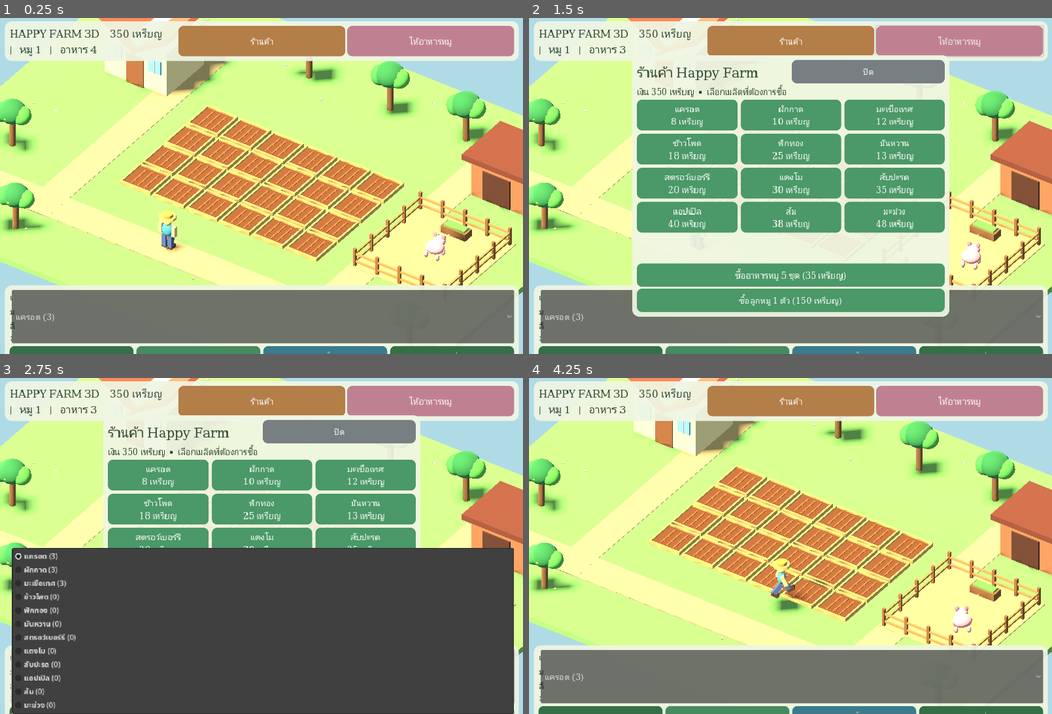
Above: before the commit, frames 1-4 (two rows, left to right).
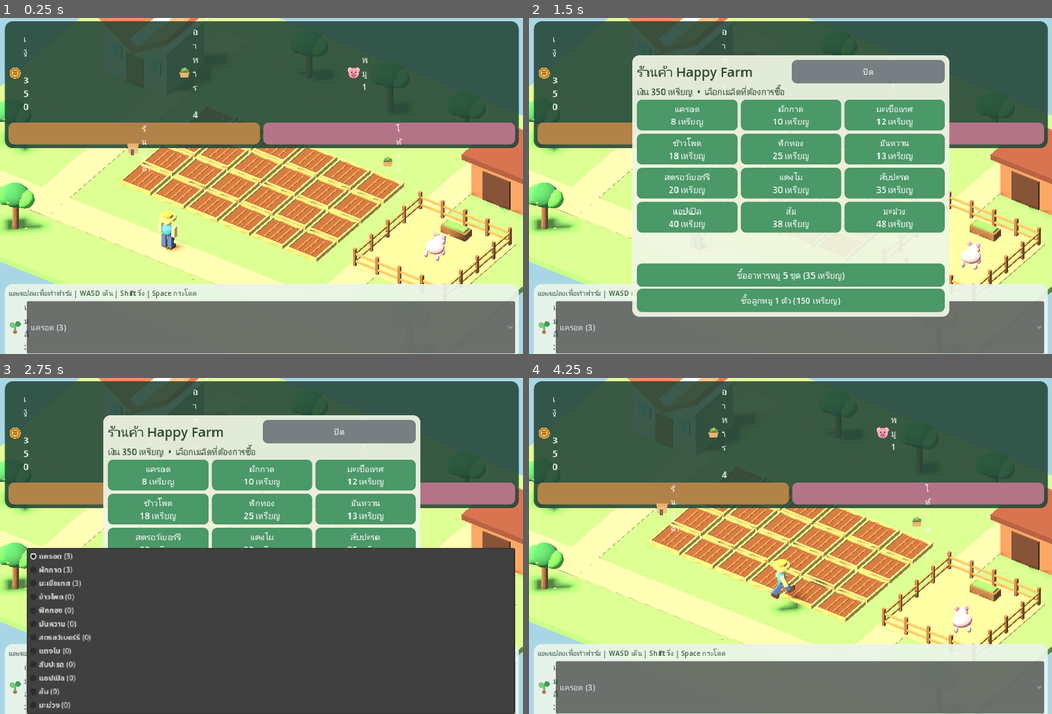
Above: after the commit, the same moments.

Repository: redfullmoon209-debug/happy-farm
Game: Godot game, scene res://scenes/Main.tscn
The game is run twice, just before and just after one commit, with the same random seed, the same clock (stepped at 60 frames per second) and the same inputs.
Inputs (mouse positions are in pixels of both pictures, inside the frame that each line leads up to; where the layout moved, square brackets give the same spot in the first picture):
- Up to frame 1 (0.25 s): no input
- Up to frame 2 (1.5 s): click (664, 132) [790, 41] at 0.5 s; click (916, 132) [957, 41] at 1.25 s
- Up to frame 3 (2.75 s): click "แครอต (3)" at 2 s
- Up to frame 4 (4.25 s): click "ปิด" at 2.75 s; tap Enter at 3.5 s; move the mouse to (905, 529) at 3.52 s; hold D from 3.53 s (still down); hold Shift from 3.53 s (still down); click (905, 529) at 3.67 s; tap Space at 3.77, 3.8, 4.07 s

The runs differ from the first frame. In frame 1, 44% of the frame differs, in the area x 0-100%, y 0-100%; in frame 2, 27%; in frame 3, 24%; in frame 4, 45%.

Commit message:
Add complete mobile joystick, jump/run, graphic HUD icons and Thai font fallbacks

Diff:
--- a/scripts/farm_3d.gd
+++ b/scripts/farm_3d.gd
@@ -1,31 +1,185 @@
 extends "res://scripts/farm_3d_base.gd"
-# HAPPY FARM 3D - complete controller with lighting, WASD, Shift and Space.
-# The existing world, plots, pigs and shops live in farm_3d_base.gd.
-# Replace this entire file whenever you want to update controls.
+# HAPPY FARM - COMPLETE 3D MOBILE + PC CONTROLLER (Godot 4.4.1).
+# Replace this WHOLE file; do not edit farm_3d_base.gd.
+# Mobile: left thumbstick, RUN toggle, JUMP; tap plots to work.
+# PC: WASD, Shift, Space and mouse wheel. The world/save/shop stay intact.
 
 const WALK_SPEED: float = 4.2
 const RUN_SPEED: float = 7.4
 const JUMP_SPEED: float = 6.5
 const GRAVITY: float = 19.0
-const MIN_X: float = -17.5
-const MAX_X: float = 17.5
-const MIN_Z: float = -13.4
-const MAX_Z: float = 13.4
+const MIN_X: float = -17.4
+const MAX_X: float = 17.4
+const MIN_Z: float = -13.3
+const MAX_Z: float = 13.3
+
+# These icons are drawn as graphics: no unsupported emoji glyphs.
+class FarmIcon:
+    extends Control
+
+    var kind: String = "coin"
+
+    func _ready() -> void:
+        mouse_filter = Control.MOUSE_FILTER_IGNORE
+        custom_minimum_size = Vector2(28, 28)
+
+    func _draw() -> void:
+        var center: Vector2 = size * 0.5
+        match kind:
+            "coin":
+                draw_circle(center, 12.0, Color("#ffcc62"))
+                draw_arc(center, 9.1, 0.0, TAU, 24, Color("#b97b2b"), 2.0, true)
+                draw_line(center + Vector2(-4.0, -3.0), center + Vector2(4.0, -3.0), Color("#a46a20"), 2.5, true)
+                draw_line(center + Vector2(-4.0, 2.0), center + Vector2(4.0, 2.0), Color("#a46a20"), 2.5, true)
+            "pig":
+                draw_circle(center + Vector2(-8.0, -7.0), 5.3, Color("#ffc1ce"))
+                draw_circle(center + Vector2(8.0, -7.0), 5.3, Color("#ffc1ce"))
+                draw_circle(center, 11.0, Color("#ffa5bb"))
+                draw_circle(center + Vector2(0.0, 5.0), 5.3, Color("#db7894"))
+                draw_circle(center + Vector2(-4.3, -1.3), 1.7, Color("#493c44"))
+                draw_circle(center + Vector2(4.3, -1.3), 1.7, Color("#493c44"))
+                draw_circle(center + Vector2(-2.0, 5.0), 1.2, Color("#9e4965"))
+                draw_circle(center + Vector2(2.0, 5.0), 1.2, Color("#9e4965"))
+            "feed":
+                draw_colored_polygon(PackedVector2Array([center+Vector2(-11,-2),center+Vector2(11,-2),center+Vector2(8,9),center+Vector2(-8,9)]), Color("#e7b771"))
+                draw_line(center + Vector2(-8, -3), center + Vector2(8, -3), Color("#88603a"), 3, true)
+                draw_circle(center + Vector2(-4, -6), 3.8, Color("#7caf58"))
+                draw_circle(center + Vector2(1, -8), 4.0, Color("#93cc60"))
+                draw_circle(center + Vector2(6, -5), 3.5, Color("#659c4d"))
+            "hoe":
+                draw_line(center+Vector2(7,-11),center+Vector2(-5,11),Color("#deb27e"),4.0,true)
+                draw_line(center+Vector2(-13,8),center+Vector2(2,13),Color("#b7d2d2"),4.5,true)
+            "plant":
+                draw_line(center+Vector2(0,10),center+Vector2(0,-4),Color("#63b76f"),3.0,true)
+                draw_circle(center+Vector2(-6,-5),6,Color("#76cc79"))
+                draw_circle(center+Vector2(6,-7),6,Color("#459d5f"))
+                draw_circle(center+Vector2(0,10),4,Color("#a8804d"))
+            "water":
+                draw_colored_polygon(PackedVector2Array([center+Vector2(-9,-3),center+Vector2(6,-3),center+Vector2(5,8),center+Vector2(-8,8)]),Color("#65c0dc"))
+                draw_arc(center+Vector2(-1,-2),7,PI,TAU,15,Color("#e6f8fb"),2.5,true)
+                draw_line(center+Vector2(5,-2),center+Vector2(13,-7),Color("#65c0dc"),3,true)
+                draw_circle(center+Vector2(12,4),2.5,Color("#92e4ff"))
+            "harvest":
+                draw_circle(center+Vector2(-4,4),7.0,Color("#ee9553"))
+                draw_circle(center+Vector2(6,4),7.0,Color("#efbb62"))
+                draw_line(center+Vector2(1,0),center+Vector2(3,-10),Color("#598b49"),3,true)
+                draw_circle(center+Vector2(7,-9),4,Color("#80bf62"))
+            "shop":
+                draw_rect(Rect2(center-Vector2(10,4),Vector2(20,14)),Color("#e7c28c"),true)
+                draw_rect(Rect2(center-Vector2(12,11),Vector2(24,7)),Color("#f4ad70"),true)
+                draw_rect(Rect2(center+Vector2(-5,1),Vector2(7,13)),Color("#8b654a"),true)
+            "jump":
+                draw_line(center+Vector2(0,10),center+Vector2(0,-11),Color.WHITE,3.5,true)
+                draw_line(center+Vector2(0,-11),center+Vector2(-7,-4),Color.WHITE,3.5,true)
+                draw_line(center+Vector2(0,-11),center+Vector2(7,-4),Color.WHITE,3.5,true)
+            "run":
+                draw_circle(center+Vector2(4,-9),4,Color.WHITE)
+                draw_line(center+Vector2(3,-3),center+Vector2(-3,4),Color.WHITE,4,true)
+                draw_line(center+Vector2(-3,4),center+Vector2(7,11),Color.WHITE,3,true)
+                draw_line(center+Vector2(-1,0),center+Vector2(-10,5),Color.WHITE,3,true)
+
+# Independent multitouch joystick. Touching the other side will not steal it.
+class FarmStick:
+    extends Control
+
+    var value: Vector2 = Vector2.ZERO
+    var finger: int = -1
+    var mouse_held: bool = false
+
+    func _ready() -> void:
+        mouse_filter = Control.MOUSE_FILTER_STOP
+        custom_minimum_size = Vector2(154, 154)
+
+    func _draw() -> void:
+        var center: Vector2 = size * 0.5
+        var outer: float = minf(size.x, size.y) * 0.47
+        draw_circle(center, outer, Color(0.10, 0.23, 0.21, 0.28))
+        draw_arc(center, outer-2.0, 0.0, TAU, 48, Color(1,1,1,0.55), 3.0, true)
+        draw_circle(center, outer*0.64, Color(1,1,1,0.10))
+        var thumb: Vector2 = center + value * (outer*0.58)
+        draw_circle(thumb, outer*0.37, Color(0.90, 0.98, 0.87, 0.94))
+        draw_circle(thumb, outer*0.28, Color("#3e9b73"))
+        draw_arc(thumb, outer*0.30, 0.0, TAU, 36, Color.WHITE, 2.0, true)
+
+    func _update_stick(screen_position: Vector2) -> void:
+        var center: Vector2 = global_position + size * 0.5
+        var distance: Vector2 = (screen_position-center) / (minf(size.x,size.y)*0.33)
+        value = distance.limit_length(1.0)
+        queue_redraw()
+
+    func _input(event: InputEvent) -> void:
+        if not visible:
+            return
+        if event is InputEventScreenTouch:
+            if event.pressed and finger < 0 and get_global_rect().has_point(event.position):
+                finger = event.index
+                _update_stick(event.position)
+                get_viewport().set_input_as_handled()
+            elif not event.pressed and event.index == finger:
+                finger = -1
+                value = Vector2.ZERO
+                queue_redraw()
+                get_viewport().set_input_as_handled()
+        elif event is InputEventScreenDrag and event.index == finger:
+            _update_stick(event.position)
+            get_viewport().set_input_as_handled()
+        elif event is InputEventMouseButton and event.button_index == MOUSE_BUTTON_LEFT:
+            if event.pressed and get_global_rect().has_point(event.position):
+                mouse_held = true
+                _update_stick(event.position)
+                get_viewport().set_input_as_handled()
+            elif not event.pressed and mouse_held:
+                mouse_held = false
+                value = Vector2.ZERO
+                queue_redraw()
+                get_viewport().set_input_as_handled()
+        elif event is InputEventMouseMotion and mouse_held:
+            _update_stick(event.position)
+            get_viewport().set_input_as_handled()
 
 var jump_height: float = 0.0
 var vertical_speed: float = 0.0
 var moving_freely: bool = false
 var moving_fast: bool = false
+var mobile_run: bool = false
+var show_touch_ui: bool = false
+var touch_stick: FarmStick
+var hud_root: Control
+var hud_top: PanelContainer
+var hud_bottom: PanelContainer
+var hud_money: Label
+var hud_pigs: Label
+var hud_feed: Label
+var hud_status: Label
+var hud_seed: OptionButton
+var hud_market: PanelContainer
+var hud_buttons: Dictionary = {}
+var run_button: Button
+var jump_button: Button
 
 func _ready() -> void:
+    # Existing Thai font may lack ASCII/digits. Fallback fixes the square boxes.
+    var fallback_fonts: Array[Font] = [ThemeDB.fallback_font]
+    FONT.set_fallbacks(fallback_fonts)
+    show_touch_ui = DisplayServer.is_touchscreen_available() or OS.has_feature("web_android") or OS.has_feature("web_ios")
     super._ready()
-    status_text = "WASD เดิน | Shift วิ่ง | Space กระโดด | เลือกเครื่องมือแล้วคลิกแปลงเพื่อทำฟาร์ม"
+    status_text = "แตะแปลงเพื่อทำฟาร์ม | WASD เดิน | Shift วิ่ง | Space กระโดด"
     update_ui()
 
 func _process(delta: float) -> void:
     update_jump(delta)
     handle_free_roam(delta)
     super._process(delta)
+
+func _input(event: InputEvent) -> void:
+    if event is InputEventKey and event.pressed and not event.echo and event.keycode == KEY_SPACE:
+        request_jump()
+
+func request_jump() -> void:
+    if actor_running or action_step != "" or (market_panel != null and market_panel.visible):
+        return
+    if jump_height <= 0.001 and vertical_speed <= 0.0:
+        vertical_speed = JUMP_SPEED
 
 func update_jump(delta: float) -> void:
     if jump_height > 0.0 or vertical_speed > 0.0:
@@ -41,23 +195,24 @@
         return
     if market_panel != null and market_panel.visible:
         return
-    if Input.is_key_pressed(KEY_SPACE) and jump_height <= 0.0 and vertical_speed <= 0.0:
-        vertical_speed = JUMP_SPEED
     var input_x: float = float(Input.is_key_pressed(KEY_D)) - float(Input.is_key_pressed(KEY_A))
     var input_z: float = float(Input.is_key_pressed(KEY_S)) - float(Input.is_key_pressed(KEY_W))
-    var input_direction: Vector2 = Vector2(input_x, input_z)
-    if input_direction.length_squared() < 0.01:
-        return
-    input_direction = input_direction.normalized()
+    var direction_2d: Vector2 = Vector2(input_x, input_z)
+    if touch_stick != null and touch_stick.visible and touch_stick.value.length() > 0.06:
+        direction_2d = touch_stick.value
+    if direction_2d.length_squared() < 0.008:
+        return
+    var strength: float = minf(direction_2d.length(), 1.0)
+    direction_2d = direction_2d.normalized()
     var forward: Vector3 = -camera.global_transform.basis.z
     forward.y = 0.0
     forward = forward.normalized()
     var right: Vector3 = camera.global_transform.basis.x
     right.y = 0.0
     right = right.normalized()
-    var direction: Vector3 = (right * input_direction.x - forward * input_direction.y).normalized()
-    moving_fast = Input.is_key_pressed(KEY_SHIFT)
-    var speed: float = RUN_SPEED if moving_fast else WALK_SPEED
+    var direction: Vector3 = (right * direction_2d.x - forward * direction_2d.y).normalized()
+    moving_fast = Input.is_key_pressed(KEY_SHIFT) or mobile_run
+    var speed: float = (RUN_SPEED if moving_fast else WALK_SPEED) * strength
     farmer.position += direction * speed * delta
     farmer.position.x = clampf(farmer.position.x, MIN_X, MAX_X)
     farmer.position.z = clampf(farmer.position.z, MIN_Z, MAX_Z)
@@ -72,18 +227,17 @@
         return
     hoe_tool.visible = false
     water_tool.visible = false
-    farmer.rotation.z = lerpf(farmer.rotation.z, 0.0, minf(1.0, delta * 10.0))
+    farmer.rotation.z = lerpf(farmer.rotation.z, 0.0, minf(1.0, delta*10.0))
+    var blend: float = minf(1.0, delta*11.0)
     if moving_freely:
-        var rate: float = 15.0 if moving_fast else 10.0
-        var stride: float = sin(time_passed * rate)
+        var stride: float = sin(time_passed * (15.0 if moving_fast else 10.0))
         var amount: float = 0.75 if moving_fast else 0.48
         left_leg.rotation.x = stride * amount
         right_leg.rotation.x = -stride * amount
-        left_arm.rotation.x = -stride * amount * 0.7
-        right_arm.rotation.x = stride * amount * 0.7
-        farmer.position.y = jump_height + (absf(stride) * 0.045 if jump_height <= 0.0 else 0.0)
+        left_arm.rotation.x = -stride * amount * 0.70
+        right_arm.rotation.x = stride * amount * 0.70
+        farmer.position.y = jump_height + (absf(stride)*0.045 if jump_height <= 0.0 else 0.0)
     else:
-        var blend: float = minf(1.0, delta * 11.0)
         left_leg.rotation.x = lerpf(left_leg.rotation.x, 0.0, blend)
         right_leg.rotation.x = lerpf(right_leg.rotation.x, 0.0, blend)
         left_arm.rotation.x = lerpf(left_arm.rotation.x, 0.0, blend)
@@ -95,24 +249,271 @@
     for child in get_children():
         if child is WorldEnvironment:
             var atmosphere: Environment = child.environment
-            # Mild, warm daylight (the previous environment was overexposed).
             atmosphere.background_mode = Environment.BG_COLOR
-            atmosphere.background_color = Color("#afdbe7")
+            atmosphere.background_color = Color("#a9d6e5")
             atmosphere.ambient_light_source = Environment.AMBIENT_SOURCE_COLOR
-            atmosphere.ambient_light_color = Color("#b5c7c2")
+            atmosphere.ambient_light_color = Color("#bacbc6")
             atmosphere.ambient_light_energy = 0.48
             atmosphere.tonemap_mode = Environment.TONE_MAPPER_FILMIC
         elif child is DirectionalLight3D:
-            child.light_color = Color("#ffe2b8")
-            child.light_energy = 0.75
+            child.light_color = Color("#ffe1b8")
+            child.light_energy = 0.76
             child.shadow_enabled = true
-    # Ground and paths with a calmer, natural green-and-earth palette.
     for child in get_children():
         if child is MeshInstance3D and child.mesh is BoxMesh:
-            var sz: Vector3 = child.mesh.size
-            if sz.x > 35.0 and sz.z > 25.0:
+            var dimensions: Vector3 = child.mesh.size
+            if dimensions.x > 35 and dimensions.z > 25:
                 child.material_override = mat(Color("#83b86b"))
-            elif sz.x > 29.0 and sz.z < 3.0:
-                child.material_override = mat(Color("#bea97e"))
-            elif sz.z > 17.0 and sz.x < 3.0:
-                child.material_override = mat(Color("#bea97e"))
+            elif dimensions.x > 29 and dimensions.z < 3:
+                child.material_override = mat(Color("#bdaa81"))
+            elif dimensions.z > 17 and dimensions.x < 3:
+                child.material_override = mat(Color("#bdaa81"))
+
+func _make_panel(color: Color) -> PanelContainer:
+    var panel: PanelContainer = PanelContainer.new()
+    var style: StyleBoxFlat = StyleBoxFlat.new()
+    style.bg_color = color
+    style.set_corner_radius_all(17)
+    style.set_content_margin_all(8)
+    panel.add_theme_stylebox_override("panel", style)
+    return panel
+
+func _make_label(text_value: String, font_size: int, color: Color) -> Label:
+    var label: Label = Label.new()
+    label.text = text_value
+    label.add_theme_font_override("font", FONT)
+    label.add_theme_font_size_override("font_size", font_size)
+    label.add_theme_color_override("font_color", color)
+    label.autowrap_mode = TextServer.AUTOWRAP_WORD_SMART
+    return label
+
+func _make_icon(kind: String) -> FarmIcon:
+    var icon: FarmIcon = FarmIcon.new()
+    icon.kind = kind
+    icon.custom_minimum_size = Vector2(28, 28)
+    return icon
+
+func _make_icon_button(kind: String, label_text: String, color: Color, callback: Callable) -> Button:
+    var button: Button = Button.new()
+    button.text = ""
+    button.focus_mode = Control.FOCUS_NONE
+    button.custom_minimum_size = Vector2(70, 47)
+    button.size_flags_horizontal = Control.SIZE_EXPAND_FILL
+    var style: StyleBoxFlat = StyleBoxFlat.new()
+    style.bg_color = color
+    style.set_corner_radius_all(12)
+    style.set_content_margin_all(5)
+    button.add_theme_stylebox_override("normal", style)
+    var pressed: StyleBoxFlat = style.duplicate()
+    pressed.bg_color = color.darkened(0.15)
+    button.add_theme_stylebox_override("pressed", pressed)
+    button.add_theme_stylebox_override("hover", style)
+    button.add_theme_stylebox_override("focus", style)
+    var contents: HBoxContainer = HBoxContainer.new()
+    contents.set_anchors_and_offsets_preset(Control.PRESET_FULL_RECT)
+    contents.mouse_filter = Control.MOUSE_FILTER_IGNORE
+    contents.alignment = BoxContainer.ALIGNMENT_CENTER
+    contents.add_theme_constant_override("separation", 4)
+    button.add_child(contents)
+    contents.add_child(_make_icon(kind))
+    var txt: Label = _make_label(label_text, 17, Color.WHITE)
+    txt.mouse_filter = Control.MOUSE_FILTER_IGNORE
+    contents.add_child(txt)
+    button.pressed.connect(callback)
+    return button
+
+func _stat_chip(parent: HBoxContainer, kind: String, text_value: String) -> Label:
+    var chip: HBoxContainer = HBoxContainer.new()
+    chip.size_flags_horizontal = Control.SIZE_EXPAND_FILL
+    chip.add_theme_constant_override("separation", 4)
+    parent.add_child(chip)
+    chip.add_child(_make_icon(kind))
+    var label: Label = _make_label(text_value, 18, Color("#f5fff2"))
+    chip.add_child(label)
+    return label
+
+func build_ui() -> void:
+    # Build original save/shop UI but replace oversized visible HUD.
+    super.build_ui()
+    top_panel.visible = false
+    bottom_panel.visible = false
+
+    var ui_layer: CanvasLayer = CanvasLayer.new()
+    ui_layer.layer = 3
+    add_child(ui_layer)
+    hud_root = Control.new()
+    hud_root.mouse_filter = Control.MOUSE_FILTER_IGNORE
+    hud_root.set_anchors_and_offsets_preset(Control.PRESET_FULL_RECT)
+    ui_layer.add_child(hud_root)
+
+    hud_top = _make_panel(Color("#244638e3"))
+    hud_top.set_anchors_and_offsets_preset(Control.PRESET_TOP_WIDE)
+    hud_root.add_child(hud_top)
+    var top_v: VBoxContainer = VBoxContainer.new()
+    top_v.add_theme_constant_override("separation", 3)
+    hud_top.add_child(top_v)
+    var stats: HBoxContainer = HBoxContainer.new()
+    top_v.add_child(stats)
+    hud_money = _stat_chip(stats, "coin", "เงิน")
+    hud_feed = _stat_chip(stats, "feed", "อาหาร")
+    hud_pigs = _stat_chip(stats, "pig", "หมู")
+    var commands: HBoxContainer = HBoxContainer.new()
+    commands.add_theme_constant_override("separation", 7)
+    top_v.add_child(commands)
+    commands.add_child(_make_icon_button("shop", "ร้านค้า", Color("#b18349"), toggle_shop))
+    commands.add_child(_make_icon_button("feed", "ให้อาหาร", Color("#b47487"), feed_pig))
+
+    hud_bottom = _make_panel(Color("#e9f4e9ed"))
+    hud_bottom.set_anchors_and_offsets_preset(Control.PRESET_BOTTOM_WIDE)
+    hud_root.add_child(hud_bottom)
+    var bottom_v: VBoxContainer = VBoxContainer.new()
+    bottom_v.add_theme_constant_override("separation", 6)
+    hud_bottom.add_child(bottom_v)
+    hud_status = _make_label("", 15, Color("#385643"))
+    bottom_v.add_child(hud_status)
+    var seeds_row: HBoxContainer = HBoxContainer.new()
+    seeds_row.add_theme_constant_override("separation", 5)
+    bottom_v.add_child(seeds_row)
+    seeds_row.add_child(_make_icon("plant"))
+    seeds_row.add_child(_make_label("เมล็ด:", 17, Color("#2c533d")))
+    hud_seed = OptionButton.new()
+    hud_seed.size_flags_horizontal = Control.SIZE_EXPAND_FILL
+    hud_seed.custom_minimum_size.y = 34
+    hud_seed.add_theme_font_override("font", FONT)
+    hud_seed.add_theme_font_size_override("font_size", 17)
+    for i in range(CROPS.size()):
+        hud_seed.add_item(str(CROPS[i]["name"]), i)
+    hud_seed.selected = 0
+    hud_seed.item_selected.connect(select_seed)
+    seeds_row.add_child(hud_seed)
+    var actions: GridContainer = GridContainer.new()
+    actions.columns = 4
+    actions.add_theme_constant_override("h_separation", 6)
+    bottom_v.add_child(actions)
+    for entry in [
+        ["till", "hoe", "พรวน"],
+        ["plant", "plant", "ปลูก"],
+        ["water", "water", "รดน้ำ"],
+        ["harvest", "harvest", "เก็บ"]
+    ]:
+        var key: String = str(entry[0])
+        var action: Button = _make_icon_button(str(entry[1]), str(entry[2]),
+            Color("#468965") if key != "water" else Color("#438eb1"),
+            select_mode.bind(key))
+        hud_buttons[key] = action
+        actions.add_child(action)
+
+    # Multitouch controls: joystick left; independent RUN and JUMP right.
+    touch_stick = FarmStick.new()
+    hud_root.add_child(touch_stick)
+    touch_stick.set_anchors_and_offsets_preset(Control.PRESET_BOTTOM_LEFT)
+    touch_stick.visible = show_touch_ui
+
+    run_button = _make_icon_button("run", "วิ่ง", Color("#667e63"), toggle_run)
+    hud_root.add_child(run_button)
+    run_button.set_anchors_and_offsets_preset(Control.PRESET_BOTTOM_RIGHT)
+    run_button.visible = show_touch_ui
+    jump_button = _make_icon_button("jump", "กระโดด", Color("#e29b50"), request_jump)
+    hud_root.add_child(jump_button)
+    jump_button.set_anchors_and_offsets_preset(Control.PRESET_BOTTOM_RIGHT)
+    jump_button.visible = show_touch_ui
+
+    # The original shop is still fully functional, brought above new HUD.
+    market_panel.reparent(hud_root, false)
+    market_panel.anchor_left = 0.5
+    market_panel.anchor_right = 0.5
+    market_panel.anchor_top = 0.5
+    market_panel.anchor_bottom = 0.5
+    hud_market = market_panel
+    _resize_hud()
+    get_viewport().size_changed.connect(_resize_hud)
+    update_ui()
+
+func _resize_hud() -> void:
+    if hud_top == null:
+        return
+    var size_view: Vector2 = get_viewport().get_visible_rect().size
+    var narrow: bool = size_view.x < 750.0
+    hud_top.offset_left = 9.0
+    hud_top.offset_right = -9.0
+    hud_top.offset_top = 7.0
+    hud_top.offset_bottom = 116.0
+    hud_bottom.offset_left = 9.0
+    hud_bottom.offset_right = -9.0
+    hud_bottom.offset_bottom = -9.0 if not show_touch_ui else -198.0
+    hud_bottom.offset_top = -150.0 if not show_touch_ui else -342.0
+    if narrow:
+        hud_bottom.offset_top -= 6.0
+        hud_top.offset_bottom = 122.0
+    touch_stick.offset_left = 18.0
+    touch_stick.offset_right = 172.0
+    touch_stick.offset_top = -183.0
+    touch_stick.offset_bottom = -29.0
+    run_button.offset_left = -133.0
+    run_button.offset_right = -14.0
+    run_button.offset_top = -180.0
+    run_button.offset_bottom = -112.0
+    jump_button.offset_left = -133.0
+    jump_button.offset_right = -14.0
+    jump_button.offset_top = -104.0
+    jump_button.offset_bottom = -21.0
+    if hud_market != null:
+        var modal_w: float = minf(size_view.x - 24.0, 680.0)
+        var modal_h: float = minf(size_view.y - 24.0, 560.0)
+        hud_market.offset_left = -modal_w*0.5
+        hud_market.offset_right = modal_w*0.5
+        hud_market.offset_top = -modal_h*0.5
+        hud_market.offset_bottom = modal_h*0.5
+        var grids: Array[Node] = hud_market.find_children("*", "GridContainer", true, false)
+        for item in grids:
+            if item is GridContainer:
+                item.columns = 2 if size_view.x < 500 else 3
+
+func update_ui() -> void:
+    super.update_ui()
+    if hud_money == null:
+        return
+    hud_money.text = "เงิน %d" % money
+    hud_feed.text = "อาหาร %d" % feed
+    hud_pigs.text = "หมู %d" % pigs.size()
+    hud_status.text = status_text
+    for i in range(CROPS.size()):
+        hud_seed.set_item_text(i, "%s (%d)" % [CROPS[i]["name"], int(seeds[i])])
+    if hud_seed.selected != selected_crop:
+        hud_seed.select(selected_crop)
+    for mode_name in hud_buttons.keys():
+        var button: Button = hud_buttons[mode_name]
+        button.modulate = Color.WHITE if mode_name == selected_mode else Color("#b7c4b9")
+    if run_button != null:
+        run_button.modulate = Color("#ffffff") if mobile_run else Color("#b8c4b6")
+
+func toggle_run() -> void:
+    mobile_run = not mobile_run
+    update_ui()
+
+func _unhandled_input(event: InputEvent) -> void:
+    # Let joystick/buttons own touch events; use other taps for plot selection.
+    if market_panel != null and market_panel.visible:
+        return
+    if event is InputEventScreenTouch and event.pressed:
+        if not _on_mobile_overlay(event.position):
+            select_world_point(event.position)
+            get_viewport().set_input_as_handled()
+    elif event is InputEventMouseButton and event.pressed and event.button_index == MOUSE_BUTTON_LEFT:
+        if not _on_mobile_overlay(event.position):
+            super._unhandled_input(event)
+    elif event is InputEventMouseButton and (event.button_index == MOUSE_BUTTON_WHEEL_UP or event.button_index == MOUSE_BUTTON_WHEEL_DOWN):
+        super._unhandled_input(event)
+
+func _on_mobile_overlay(point: Vector2) -> bool:
+    if hud_top != null and hud_top.get_global_rect().has_point(point):
+        return true
+    if hud_bottom != null and hud_bottom.get_global_rect().has_point(point):
+        return true
+    if touch_stick != null and touch_stick.visible and touch_stick.get_global_rect().has_point(point):
+        return true
+    if run_button != null and run_button.visible and run_button.get_global_rect().has_point(point):
+        return true
+    if jump_button != null and jump_button.visible and jump_button.get_global_rect().has_point(point):
+        return true
+    return false
